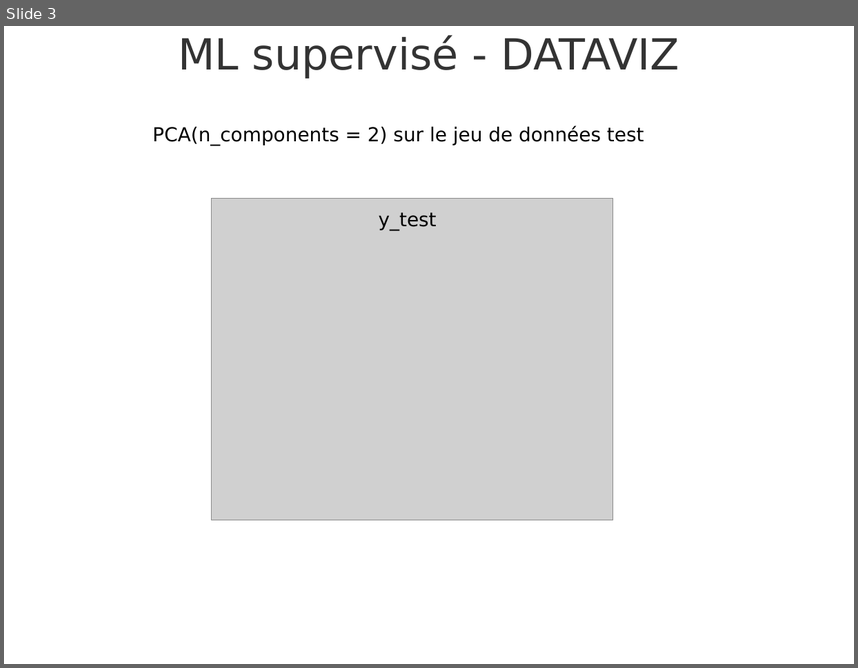
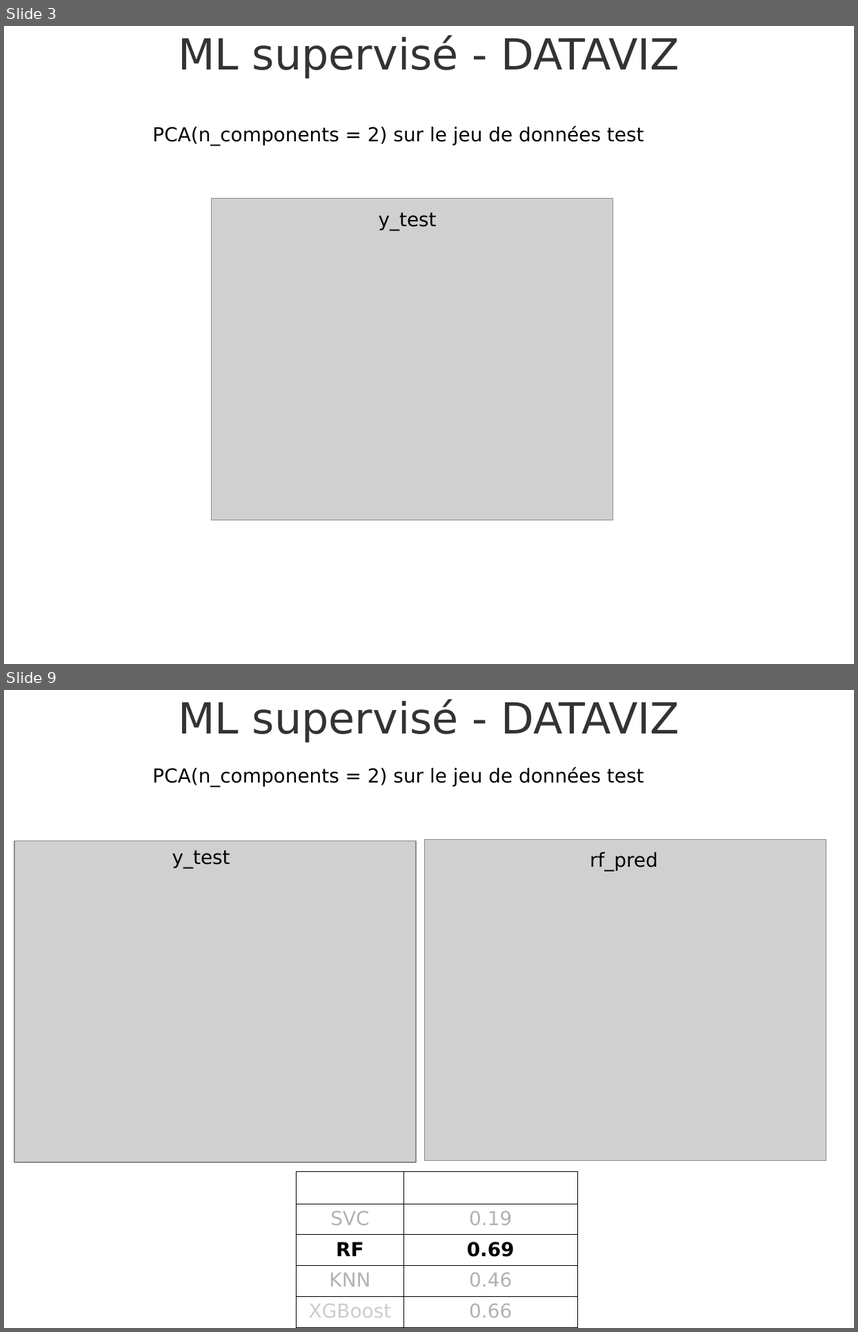
Before and after one commit to rubalravinder/cas_etude_volcano, a slide deck: results_ml_dl.odp. Shown one above the other, each under a label of ours: slide 3 before the commit, slides 3 and 9 after it; the slides between them are not shown. The pictures are 858x668 and 858x1332 pixels, drawn with LibreOffice and Linux fonts; fonts in the diff are those of the drawing; grey boxes stand for pictures; background and template pictures are left out. Boxes give left, top, right and bottom in pixels: in the first picture for what was removed or moved away, otherwise in the second. Text is boxed around its words. In the diff, an @@ line names an element or a change of style, - is before the commit and + after.

```diff
--- a/results_ml_dl.odp
+++ b/results_ml_dl.odp
@@ slide 9 added at box(4, 690, 854, 1328), background picture (left out) @@
@@ title added at box(178, 699, 680, 742), 40 pt, text #333333 @@
+ML supervisé - DATAVIZ
@@ text added at box(152, 767, 644, 786), 18 pt, text #000000 @@
+PCA(n_components = 2) sur le jeu de données test
@@ picture added at box(14, 841, 416, 1163) @@
@@ text added at box(172, 850, 230, 868), 18 pt, text #000000 @@
+y_test
@@ picture added at box(424, 839, 826, 1161) @@
@@ text added at box(590, 851, 658, 871), 18 pt, text #000000 @@
+rf_pred
@@ table added at box(297, 1172, 577, 1322), 5 rows, 2 columns @@
+Modèle | Accuracy
+SVC | 0.19
+RF | 0.69
+KNN | 0.46
+XGBoost | 0.66
```
Also in this commit, not shown: 4 slides changed, 3 other slides added, 5 other files.
